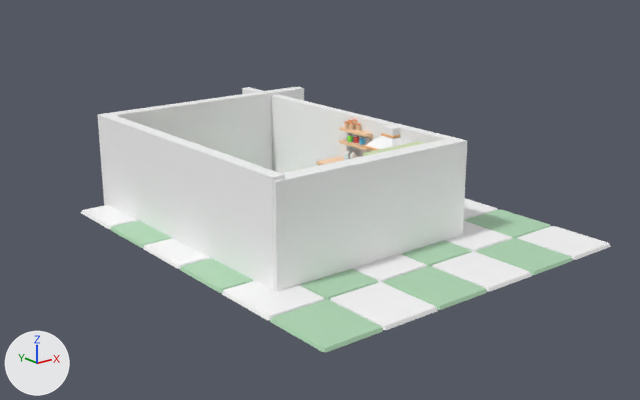
Two versions of the glTF model public/3Dmodels/Kitchen.gltf, one commit apart.
Rendered twice from a 50 mm lens placed at (-25.5, -31.4, 14.2), pointed at (-0.4, 0.0, 1.6). The lights are fixed; the arrows at lower left show +X, +Y and +Z. Where no turn or scale is listed for an object, it has been applied to the vertices.

Names of what the first picture shows: 'Floor tile', 'Wall', 'Wall.001'.
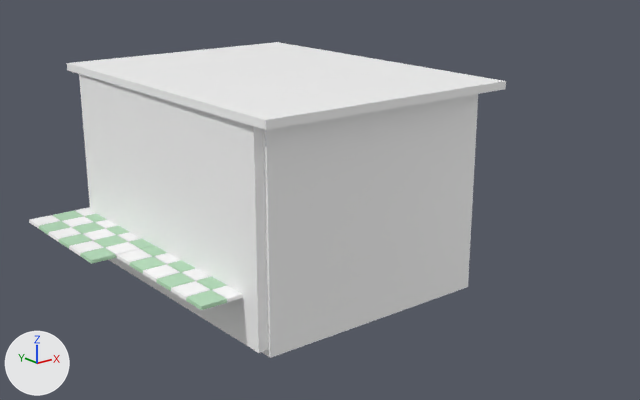
Location of each change, [x1, y1, x2, y2] in pixels of the pictures (640 x 400 px):
'Wall', moved, rescaled: before [242, 87, 467, 291]; after [262, 94, 478, 358]
'Wall.001', moved, rescaled: before [97, 87, 304, 291]; after [79, 74, 268, 353]
'Floor tile', moved, rescaled (not visible afterwards): before [81, 198, 611, 352]
'Floor.001', added: after [67, 42, 506, 130]
'Floor tile.003', added: after [29, 207, 154, 264]
    faces in mat_floor_tile (green #b2dab8): [38, 211, 154, 264]
    faces in mat_white (white #ffffff): [29, 207, 141, 257]
'Floor tile.002', added: after [117, 246, 243, 310]
    faces in mat_floor_tile (green #b2dab8): [129, 246, 227, 310]
    faces in mat_white (white #ffffff): [117, 249, 243, 302]

The change, as a diff of the scene's bpy script:
```diff
--- a/public/3Dmodels/Kitchen.gltf.py
+++ b/public/3Dmodels/Kitchen.gltf.py
@@ me_cube_006 @@
+me_cube_006.from_pydata(...)  # a box spanning x -6.5..6.5, y -8.5..8.5, z -0.2..0.2
+me_cube_006.materials.append(mat_white)  # white #ffffff
@@ ob_floor_tile @@
 ob_floor_tile = bpy.data.objects.new('Floor tile', me_cube_001)
-ob_floor_tile.location = (-0.02, -0.38, 0.27)
-ob_floor_tile.scale = (2.32, 2.72, 1.0)
+ob_floor_tile.location = (0.12, 5.54, 0.01)
@@ ob_wall @@
 ob_wall = bpy.data.objects.new('Wall', me_cube_003)
-ob_wall.location = (-1.65, 3.89, 2.33)
-ob_wall.scale = (5.06, 8.24, 2.5)
+ob_wall.location = (-1.58, 3.89, 2.33)
+ob_wall.scale = (5.51, 8.24, 4.75)
@@ ob_wall_001 @@
 ob_wall_001 = bpy.data.objects.new('Wall.001', me_cube_005)
-ob_wall_001.location = (-0.19, 2.09, 2.47)
+ob_wall_001.location = (-0.99, 2.09, 2.47)
 ob_wall_001.rotation_euler = (0.0, 0.0, -3.135)  # degrees (0, 0, -180)
-ob_wall_001.scale = (6.0, 7.07, 2.5)
+ob_wall_001.scale = (6.0, 7.07, 4.59)
@@ ob_floor_tile_003 @@
+ob_floor_tile_003 = bpy.data.objects.new('Floor tile.003', me_cube_001.copy())  # the mesh of ob_floor_tile
+ob_floor_tile_003.location = (-7.08, 6.75, 0.01)
@@ ob_floor_tile_002 @@
+ob_floor_tile_002 = bpy.data.objects.new('Floor tile.002', me_cube_001.copy())  # the mesh of ob_floor_tile
+ob_floor_tile_002.location = (-5.9, -0.46, 0.01)
@@ ob_floor_001 @@
+ob_floor_001 = bpy.data.objects.new('Floor.001', me_cube_006)
+ob_floor_001.location = (-1.3, 2.41, 7.32)
```
